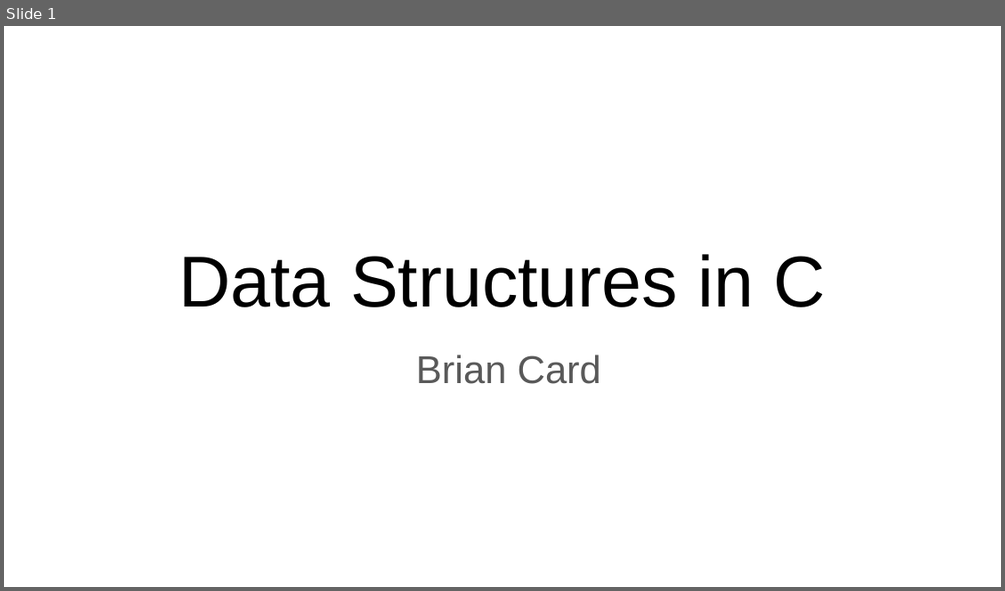
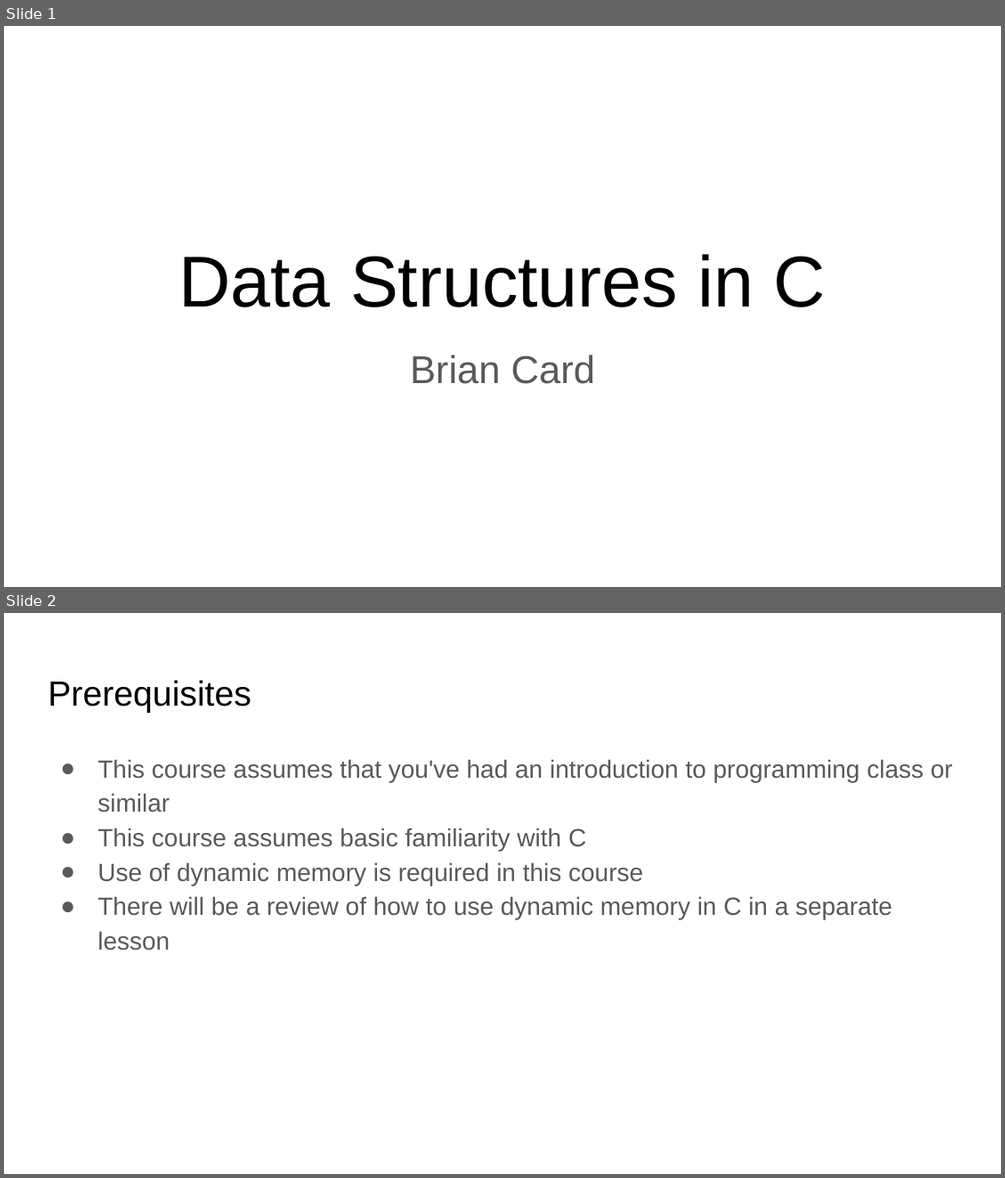
Before and after one commit to brian-card/data-structures, a slide deck: Data Structures in C.pptx. Shown one above the other, each under a label of ours: slide 1 before the commit, slides 1 and 2 after it. The pictures are 1005x591 and 1005x1178 pixels, drawn with LibreOffice and Linux fonts; fonts in the diff are those of the drawing. Boxes give left, top, right and bottom in pixels: in the first picture for what was removed or moved away, otherwise in the second. Text is boxed around its words. In the diff, an @@ line names an element or a change of style, - is before the commit and + after.

```diff
--- a/Data Structures in C.pptx
+++ b/Data Structures in C.pptx
@@ slide 2 added at box(4, 613, 1001, 1174), background #FFFFFF @@
@@ title added at box(48, 680, 251, 713), 25.2 pt, text #000000 @@
+Prerequisites
@@ text added at box(97, 759, 953, 950), 18 pt, text #595959 @@
+● This course assumes that you've had an introduction to programming class or similar
+● This course assumes basic familiarity with C
+● Use of dynamic memory is required in this course
+● There will be a review of how to use dynamic memory in C in a separate lesson
@@ slide 1 changed as well @@
@@ subtitle "Brian Card" at box(410, 354, 595, 384): indent changed @@
```
Also in this commit, not shown: 6 other slides changed.
